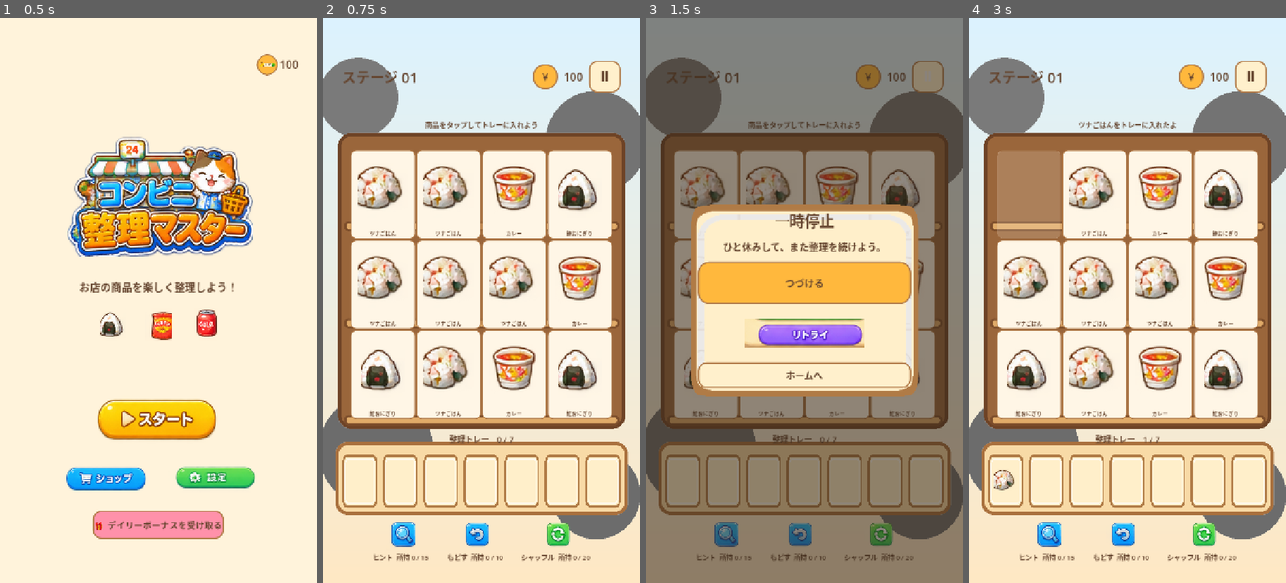
Above: before the commit, frames 1-4 (left to right).
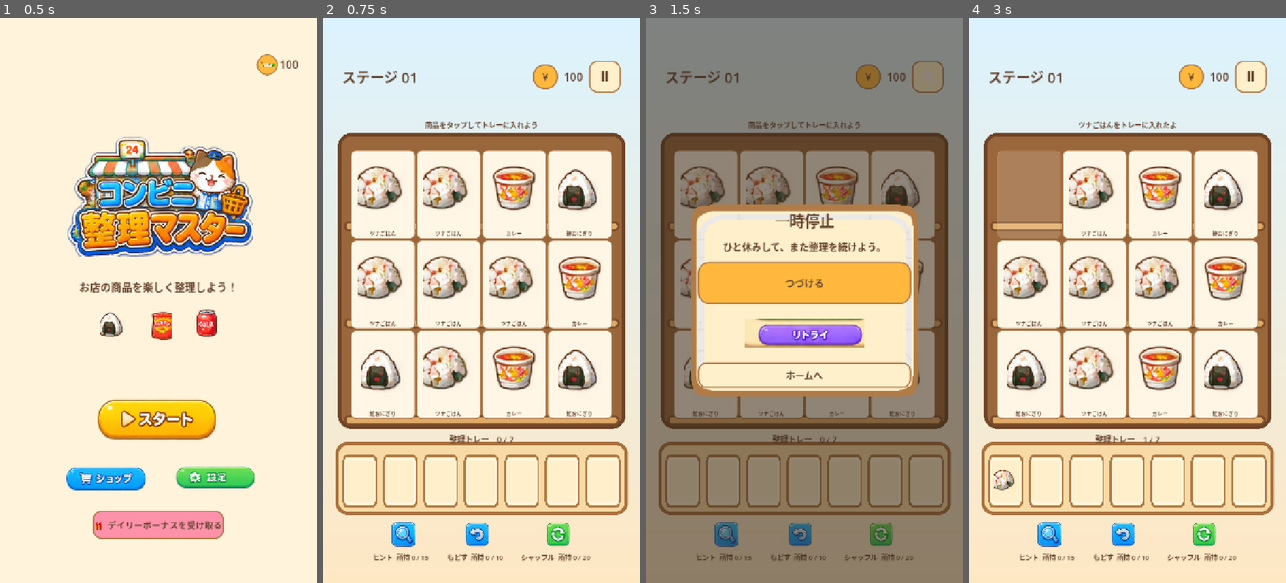
Above: after the commit, the same moments.

Repository: luopan297091659/-
Game: Godot game, scene res://scenes/home.tscn
The game is run twice, just before and just after one commit, with the same random seed, the same clock (stepped at 60 frames per second) and the same inputs.
Inputs (mouse positions are in pixels of both pictures, inside the frame that each line leads up to):
- Up to frame 1 (0.5 s): no input
- Up to frame 2 (0.75 s): click (481, 419) at 0.5 s
- Up to frame 3 (1.5 s): click "Ⅱ" at 1.25 s
- Up to frame 4 (3 s): click (1127, 334) at 2 s; click (1029, 193) at 2.77 s

Frame 1 is identical in both runs. In frame 2, 7.0% of the frame differs, in the area x 0-100%, y 7-93%; in frame 3, 6.9%; in frame 4, 7.0%.

Commit message:
update

Diff:
--- a/scripts/game_ui.gd
+++ b/scripts/game_ui.gd
@@ -25,7 +25,7 @@
 	preload("res://assets/items/sweets/item_cake.png"),
 	preload("res://assets/items/sweets/item_dorayaki.png"),
 ]
-const GAME_BACKGROUND: Texture2D = preload("res://assets/ui/backgrounds/bg_game.png")
+const GAME_BACKGROUND: Texture2D = preload("res://assets/ui/backgrounds/bg_game_clean.png")
 const SLOT_TEXTURE: Texture2D = preload("res://assets/ui/panels/inventory_slot.png")
 const HINT_TEXTURE: Texture2D = preload("res://assets/ui/icons/icon_hint.png")
 const UNDO_TEXTURE: Texture2D = preload("res://assets/ui/icons/icon_undo.png")
Binary file added: assets/ui/backgrounds/bg_game_clean.png
Not shown, added: assets/ui/backgrounds/bg_game_clean.png.import
